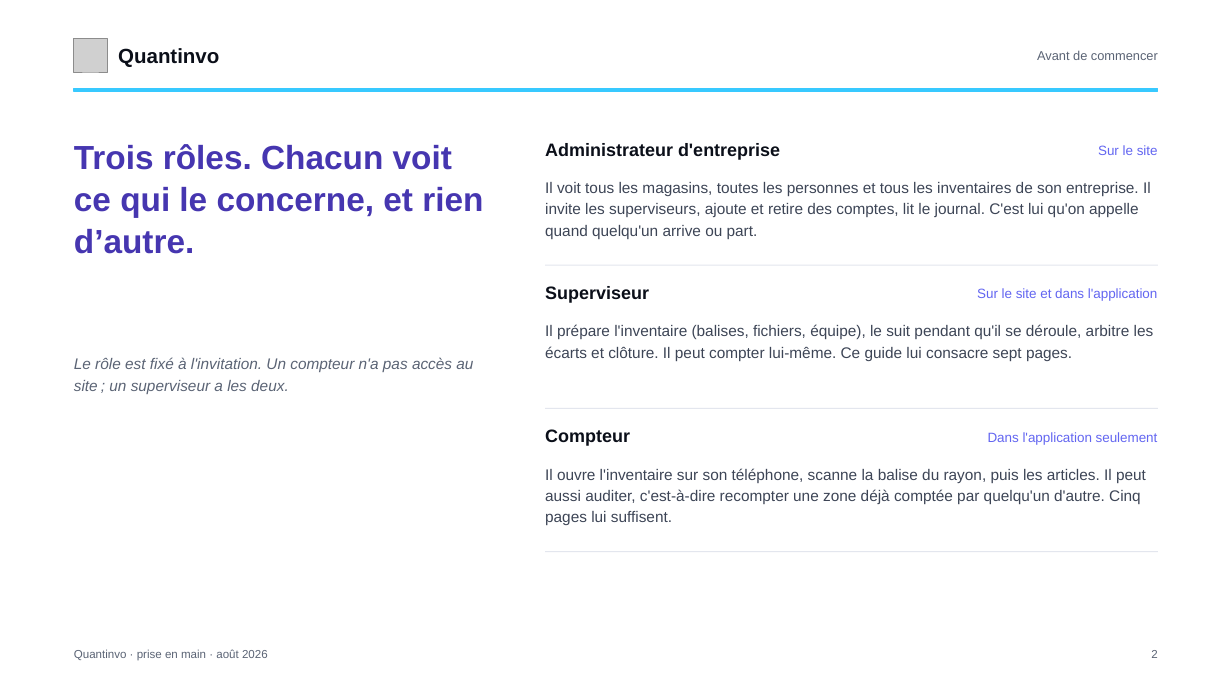
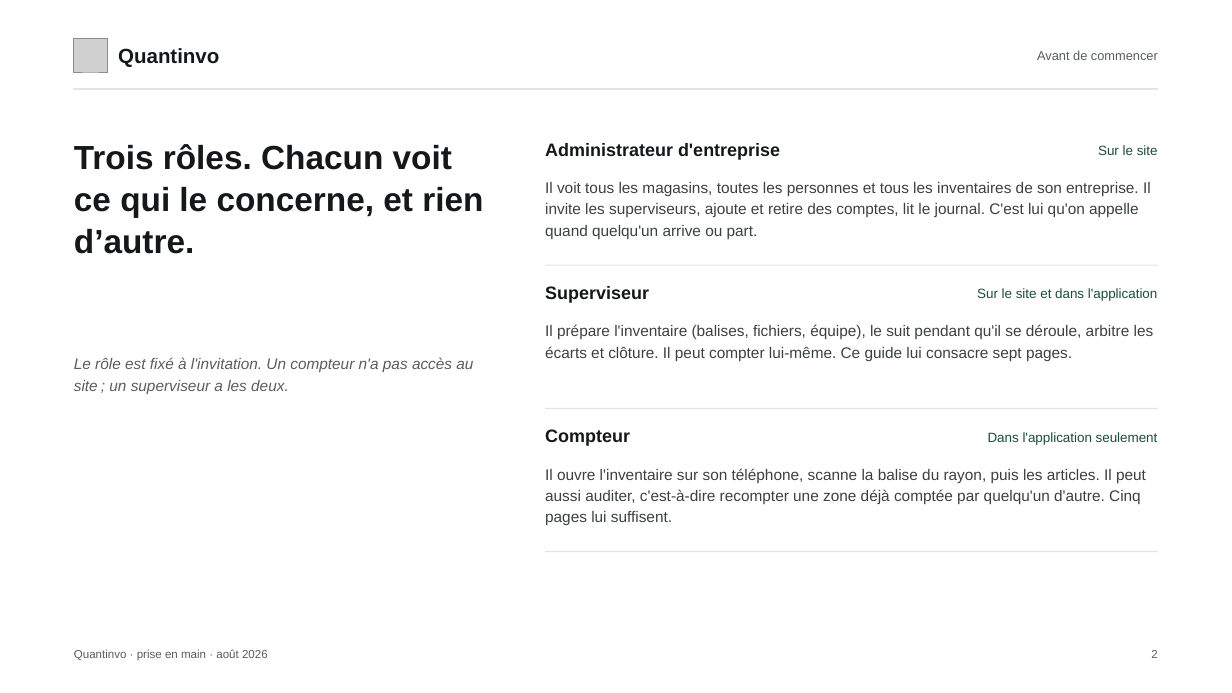
Before and after one commit to devkaylab/Inventaire, a slide deck: slide 2 of docs/entreprise/deck/Quantinvo-prise-en-main.pptx. Drawn at 1232x693 pixels with LibreOffice and Linux fonts; fonts in the diff are those of the drawing; grey boxes stand for pictures. Boxes give left, top, right and bottom in pixels: in the first picture for what was removed or moved away, otherwise in the second. Text is boxed around its words. In the diff, an @@ line names an element or a change of style, - is before the commit and + after.

```diff
--- a/docs/entreprise/deck/Quantinvo-prise-en-main.pptx
+++ b/docs/entreprise/deck/Quantinvo-prise-en-main.pptx
@@ rectangle at (x1=74, y1=89, x2=1158, y2=90): fill #38C9FF to #E2E5E1; outline #38C9FF 1 pt to #E2E5E1 1 pt @@
@@ text "Trois rôles. Chacun voit ce ..." at (x1=74, y1=144, x2=483, y2=254): text colour #4636B0 to #14181A @@
@@ text colour #6366F1 to #1E4D3B in 3 elements at (x1=1098, y1=145, x2=1158, y2=155), (x1=977, y1=288, x2=1158, y2=301), (x1=988, y1=432, x2=1158, y2=445) @@
@@ text colour #3D4556 to #3A423F in 3 elements at (x1=545, y1=182, x2=1151, y2=239), (x1=545, y1=324, x2=1154, y2=361), (x1=545, y1=468, x2=1146, y2=525) @@
@@ text colour #5B6475 to #575F5C in 4 elements at (x1=1037, y1=50, x2=1158, y2=60), (x1=74, y1=357, x2=473, y2=394), (x1=74, y1=649, x2=268, y2=660), (x1=1151, y1=650, x2=1157, y2=658) @@
```
Also in this commit, not shown: 18 other slides changed, 19 other files.
